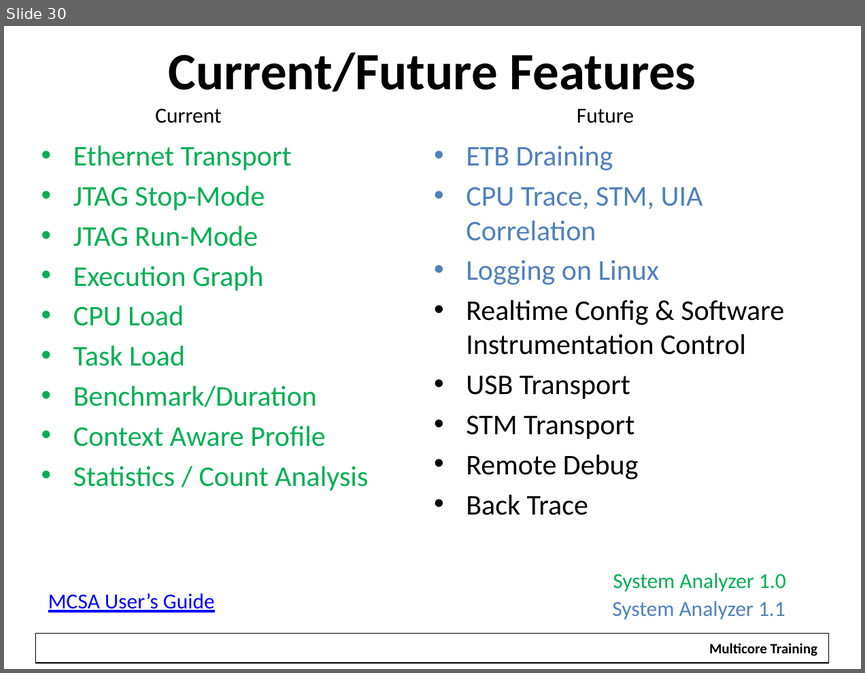
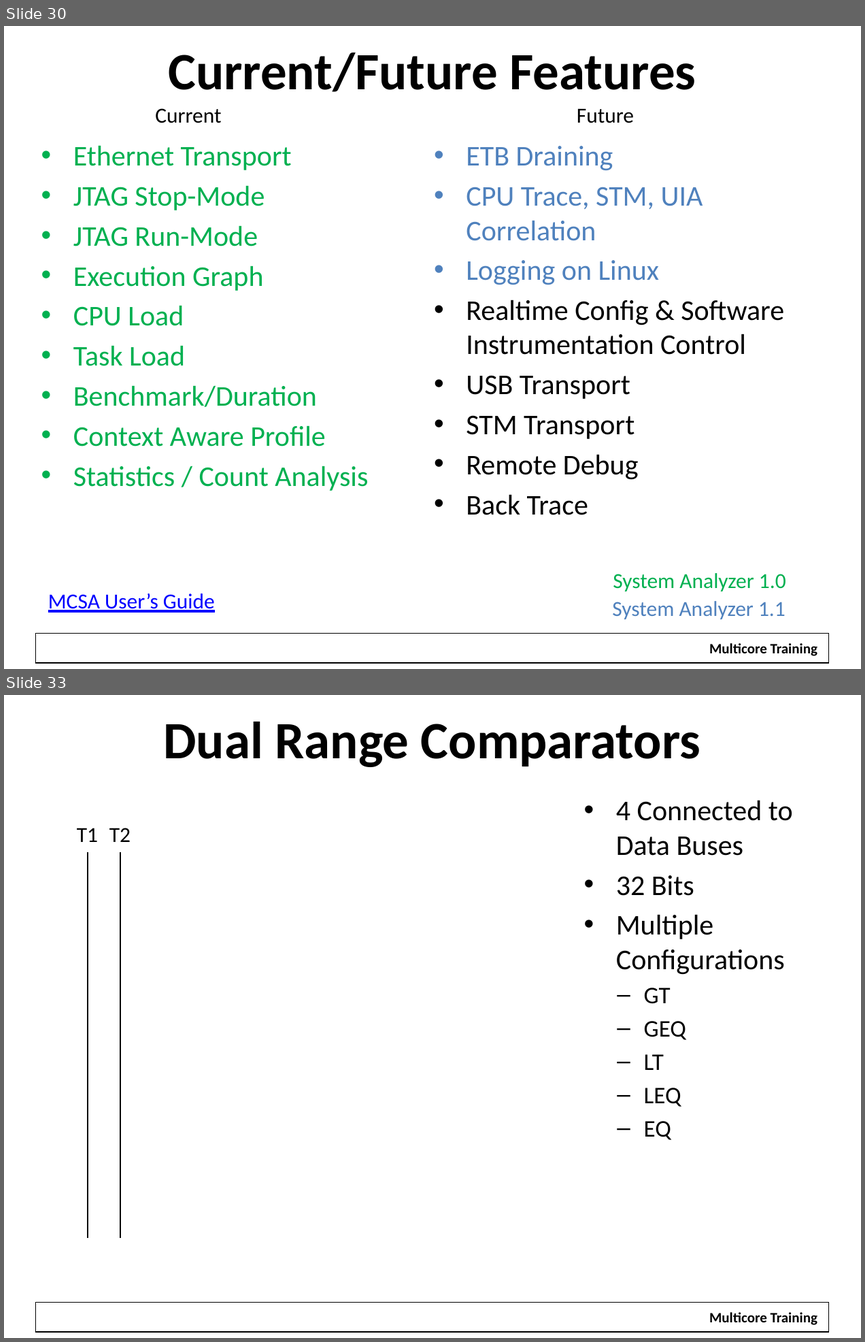
Before and after one commit to hari1989/keystone-workshop, a slide deck: slides/KeyStone Advanced Debug.pptx. Shown one above the other, each under a label of ours: slide 30 before the commit, slides 30 and 33 after it; the slides between them are not shown. The pictures are 865x673 and 865x1342 pixels, drawn with LibreOffice and Linux fonts; fonts in the diff are those of the drawing; background and template pictures are left out. Boxes give left, top, right and bottom in pixels: in the first picture for what was removed or moved away, otherwise in the second. Text is boxed around its words. In the diff, an @@ line names an element or a change of style, - is before the commit and + after.

Commit message:
Minor Update

```diff
--- a/slides/KeyStone Advanced Debug.pptx
+++ b/slides/KeyStone Advanced Debug.pptx
@@ slide 33 added at (4,695,861,1338), background #FFFFFF; not listed: 2 template elements that a slide beside it also shows @@
@@ title added at (163,722,700,767), 44 pt, text #000000, bold @@
+Dual Range Comparators
@@ text added at (616,800,793,1140), 24 pt, text #000000 @@
+• 4 Connected to Data Buses
+• 32 Bits
+• Multiple Configurations
+  – GT
+  – GEQ
+  – LT
+  – LEQ
+  – EQ
@@ text added at (77,828,98,842), 18 pt, text #000000 @@
+T1
@@ text added at (109,828,130,842), 18 pt, text #000000 @@
+T2
@@ line added from (88, 852) to (88, 1238), #000000 0.75 pt @@
@@ line added from (120, 852) to (120, 1238), #000000 0.75 pt @@
```
Also in this commit, not shown: 2 other slides added.
